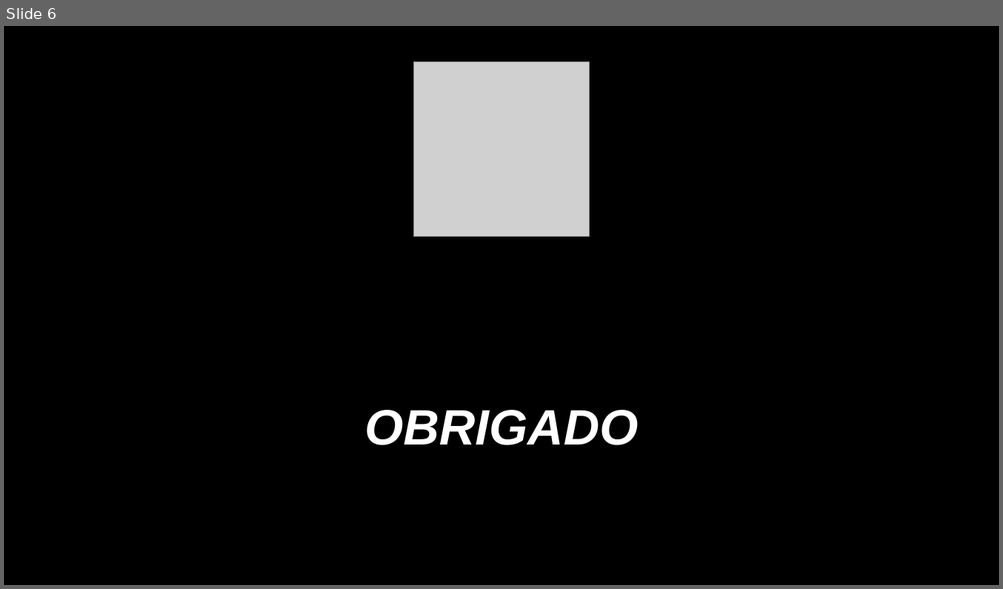
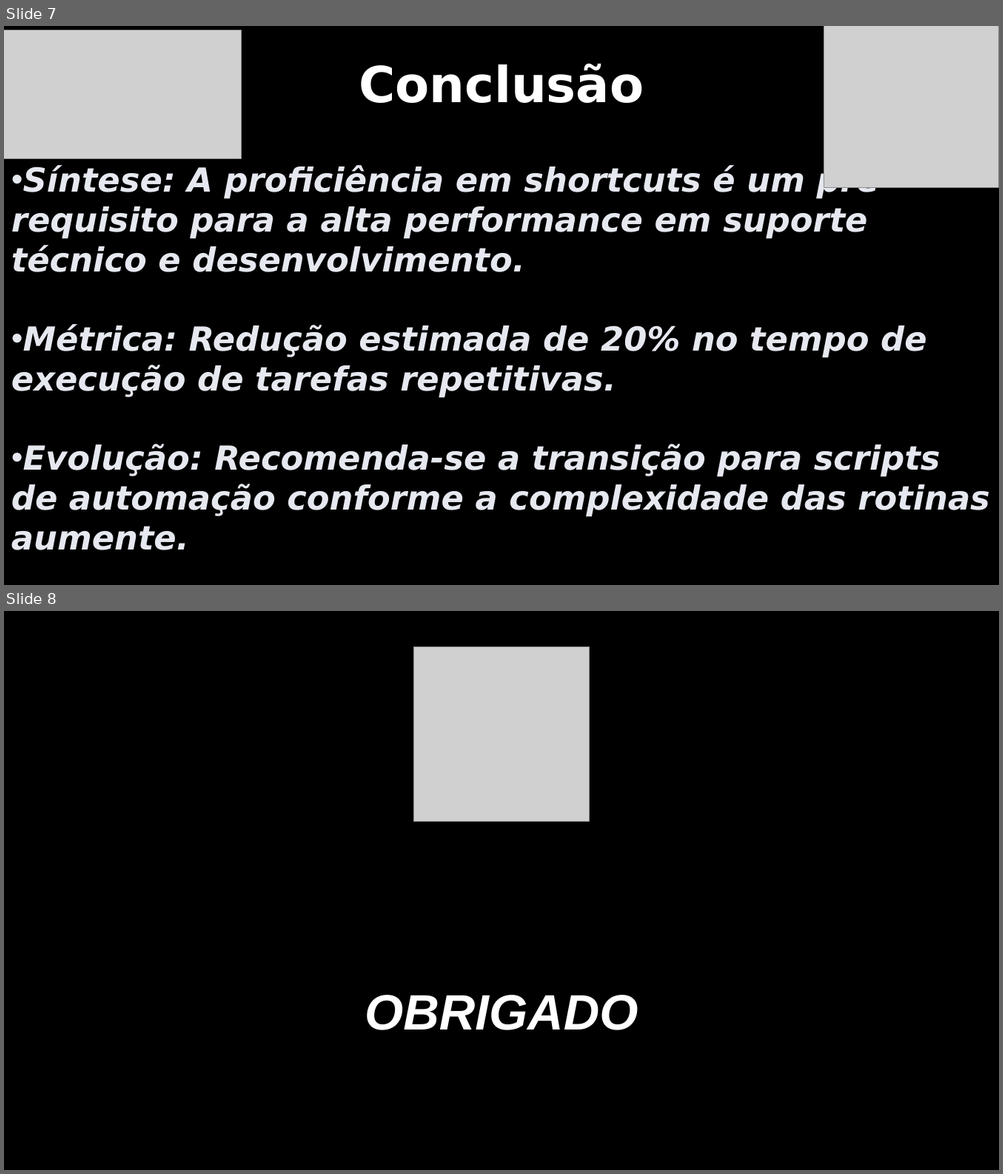
Before and after one commit to CauaReck/ptic, a slide deck: Cauã Reck Mello 1DS.pptx. Shown one above the other, each under a label of ours: slide 6 before the commit, slides 7 and 8 after it. The pictures are 1003x589 and 1003x1174 pixels, drawn with LibreOffice and Linux fonts; fonts in the diff are those of the drawing; grey boxes stand for pictures; background and template pictures are left out. Boxes give left, top, right and bottom in pixels: in the first picture for what was removed or moved away, otherwise in the second. Text is boxed around its words. In the diff, an @@ line names an element or a change of style, - is before the commit and + after.

```diff
--- a/Cauã Reck Mello 1DS.pptx
+++ b/Cauã Reck Mello 1DS.pptx
@@ slide 7 added at [4, 26, 999, 585], background #000000 @@
@@ picture added at [4, 30, 242, 158] @@
@@ picture added at [824, 26, 999, 187] @@
@@ text added at [358, 63, 643, 103], 48 pt, text #FFFFFF, bold @@
+Conclusão
@@ text added at [11, 165, 989, 551], 32 pt, text #E6E8F0, bold, italic @@
+• Síntese: A proficiência em shortcuts é um pré-requisito para a alta performance em suporte técnico e desenvolvimento.
+• Métrica: Redução estimada de 20% no tempo de execução de tarefas repetitivas.
+• Evolução: Recomenda-se a transição para scripts de automação conforme a complexidade das rotinas aumente.
@@ what was slide 6 is now slide 8 @@
```
Also in this commit, not shown: 1 slide changed, 5 other slides added, 4 slides removed.
